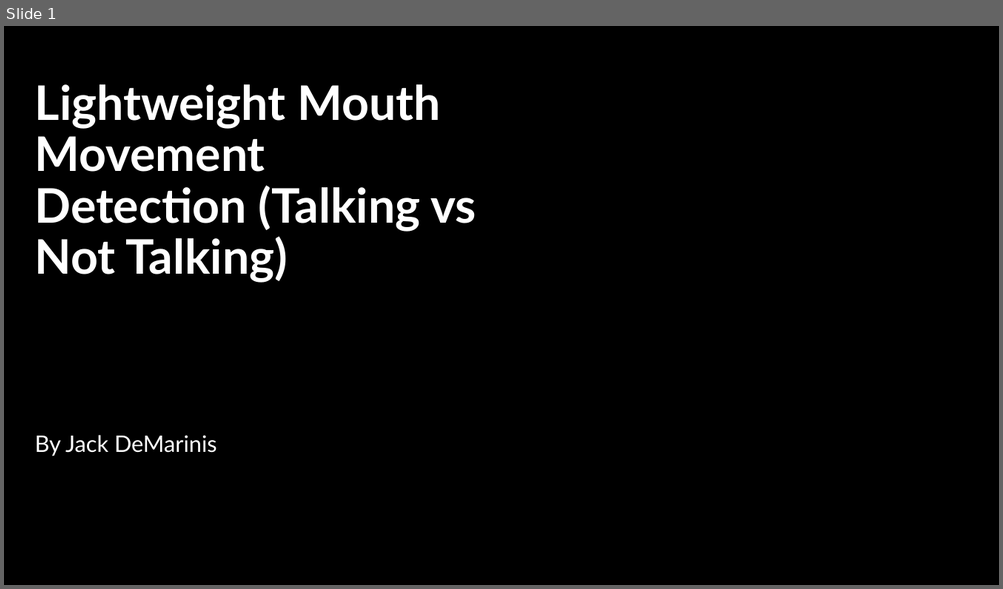
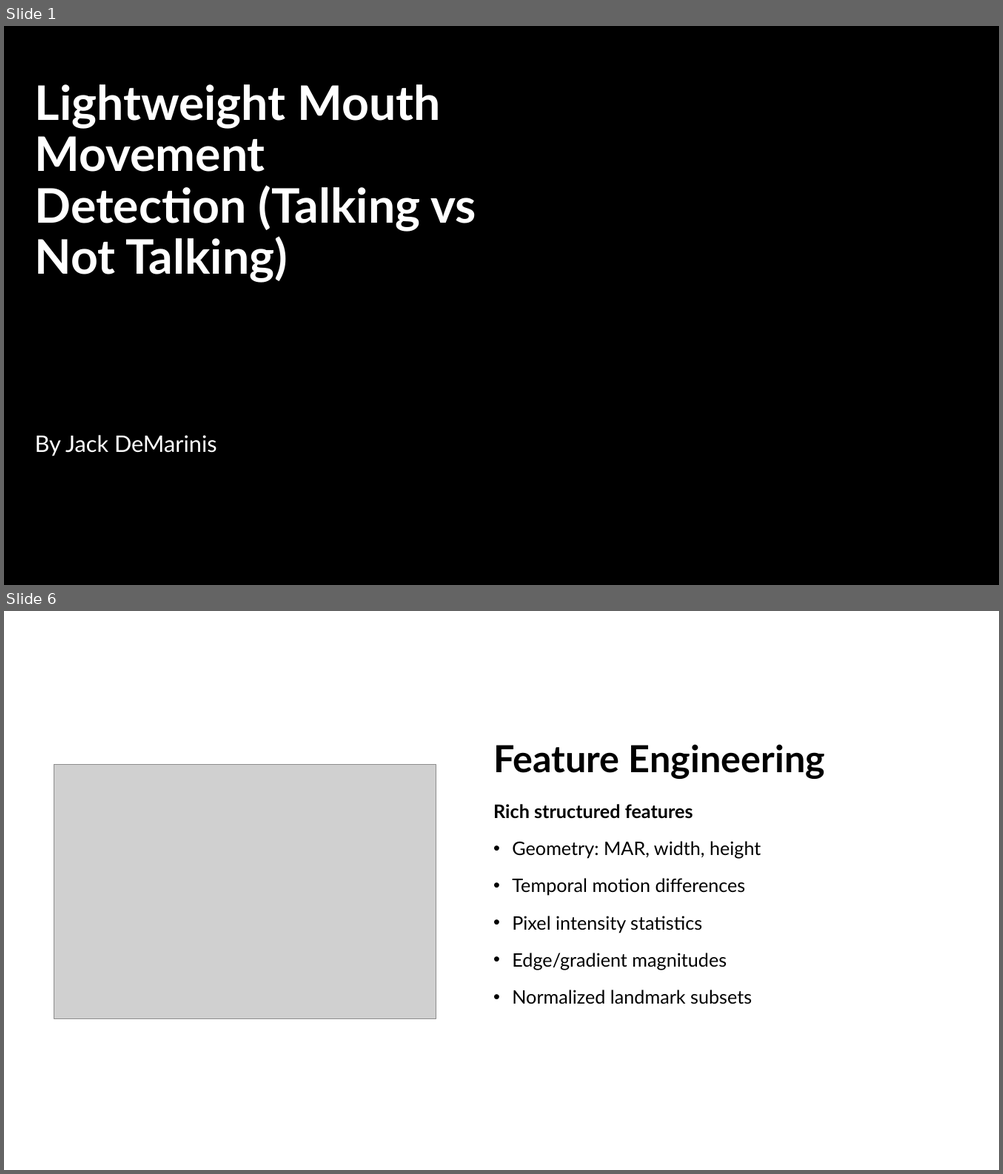
Before and after one commit to jackdemarinis/mouthMovementDetection, a slide deck: Lightweight Mouth Movement Detection (Talking vs Not.pptx. Shown one above the other, each under a label of ours: slide 1 before the commit, slides 1 and 6 after it; the slides between them are not shown. The pictures are 1003x589 and 1003x1174 pixels, drawn with LibreOffice and Linux fonts; fonts in the diff are those of the drawing; grey boxes stand for pictures; background and template pictures are left out. Boxes give left, top, right and bottom in pixels: in the first picture for what was removed or moved away, otherwise in the second. Text is boxed around its words. In the diff, an @@ line names an element or a change of style, - is before the commit and + after.

```diff
--- a/Lightweight Mouth Movement Detection (Talking vs Not.pptx
+++ b/Lightweight Mouth Movement Detection (Talking vs Not.pptx
@@ slide 6 added at (4,611,999,1170), background #FFFFFF @@
@@ picture added at (54,765,436,1020) @@
@@ title added at (493,744,825,779), 36 pt, text #000000, bold @@
+Feature Engineering
@@ text added at (493,804,760,1005), 18 pt, text #000000 @@
+Rich structured features
+• Geometry: MAR, width, height
+• Temporal motion differences
+• Pixel intensity statistics
+• Edge/gradient magnitudes
+• Normalized landmark subsets
```
Also in this commit, not shown: 12 other slides added, 9 slides removed, 1 other file.
